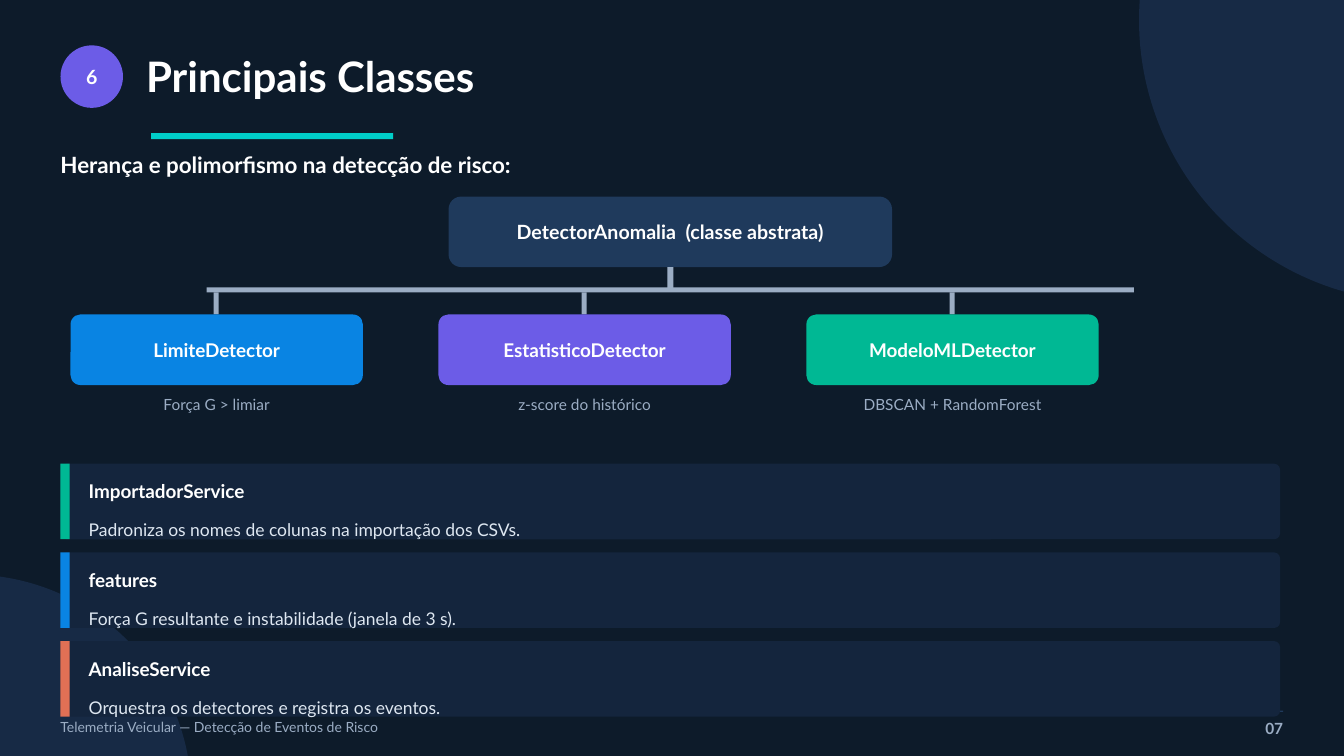
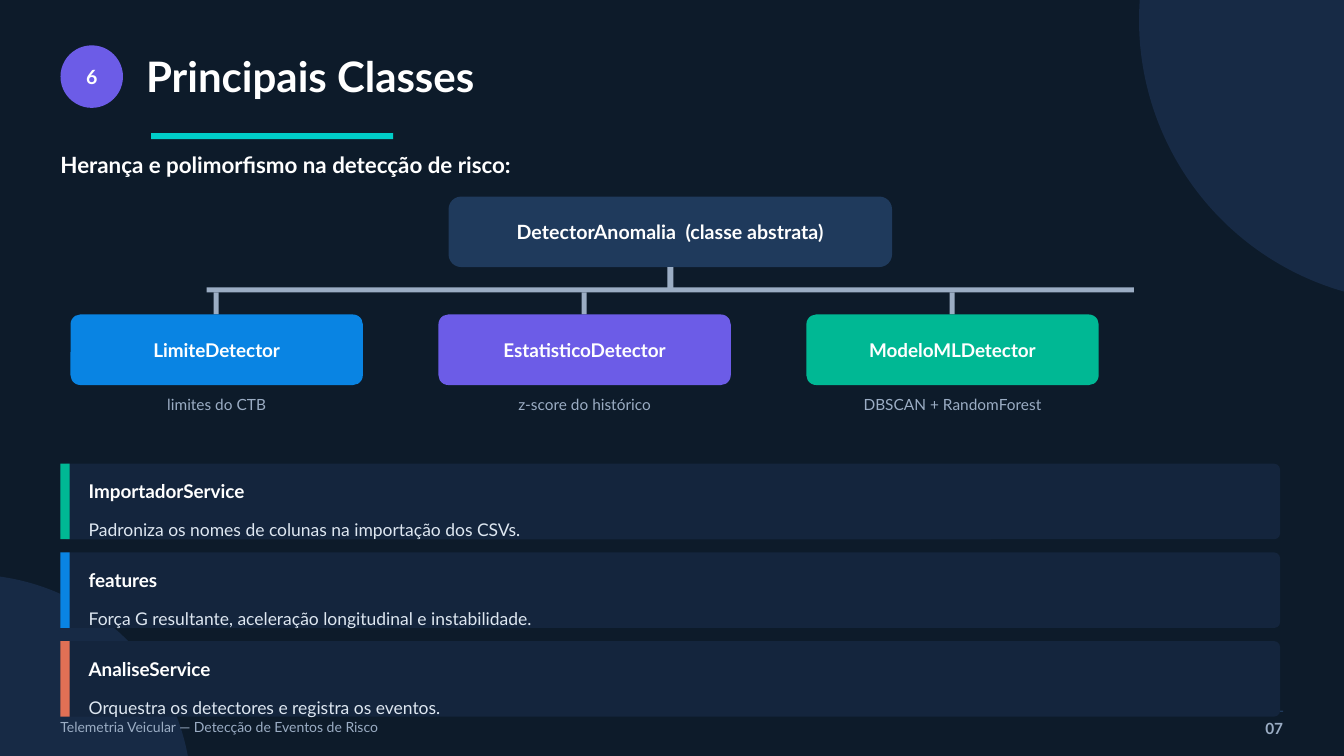
Before and after one commit to joaomauricio22/sensores-iot, a slide deck: slide 7 of apresentacao/slides_pav.pptx. Drawn at 1344x756 pixels with LibreOffice and Linux fonts; fonts in the diff are those of the drawing. Boxes give left, top, right and bottom in pixels: in the first picture for what was removed or moved away, otherwise in the second. Text is boxed around its words. In the diff, an @@ line names an element or a change of style, - is before the commit and + after.

```diff
--- a/apresentacao/slides_pav.pptx
+++ b/apresentacao/slides_pav.pptx
@@ text at bbox=[167, 398, 266, 410]: text changed @@
-Força G > limiar
+limites do CTB
@@ text at bbox=[89, 612, 531, 628]: text changed @@
-Força G resultante e instabilidade (janela de 3 s).
+Força G resultante, aceleração longitudinal e instabilidade.
```
Also in this commit, not shown: 7 other slides changed, 3 slides added, 1 slide removed, 10 other files.
